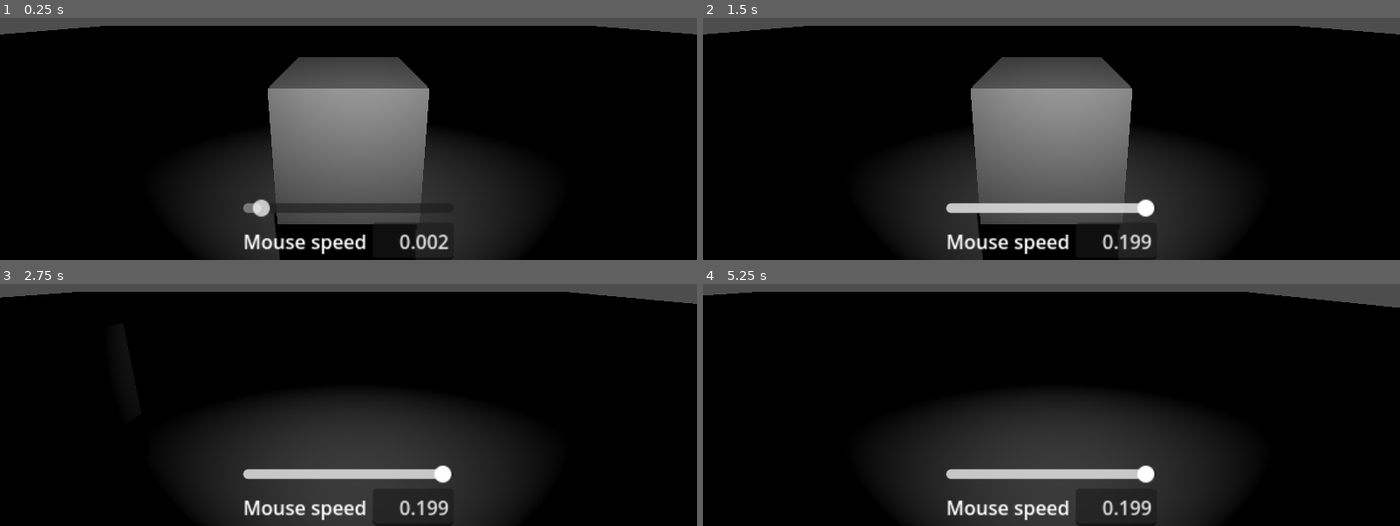
Above: before the commit, frames 1-4 (two rows, left to right).
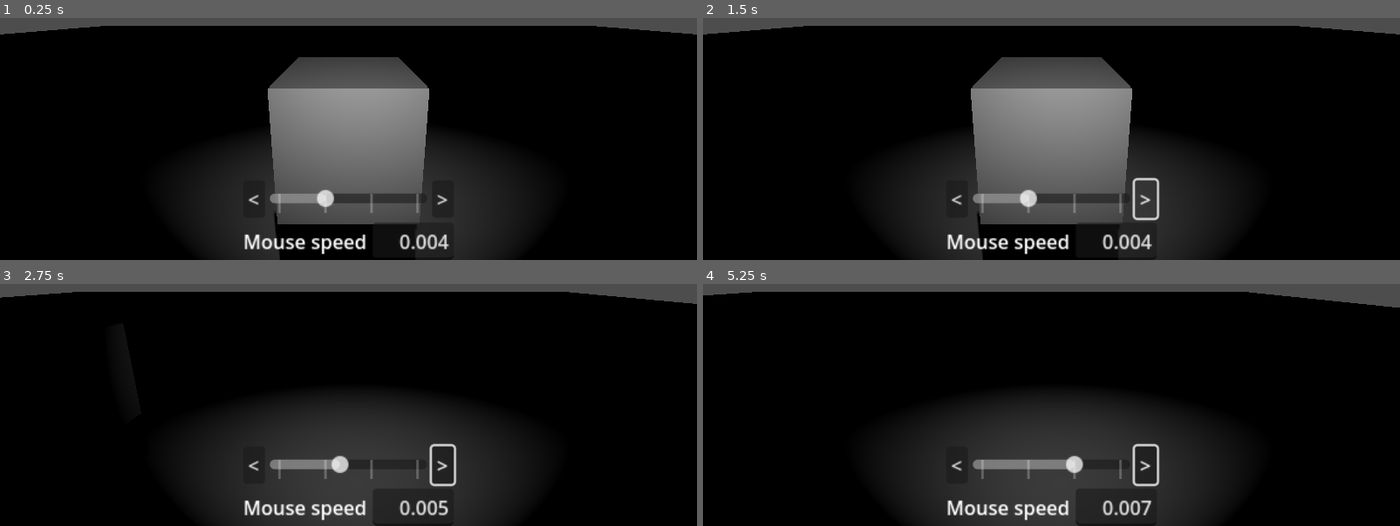
Above: after the commit, the same moments.

Repository: WLGfx/godot-player-and-controls
Game: Godot game, scene res://scene/cameraWithOmnilight.tscn
The game is run twice, just before and just after one commit, with the same random seed, the same clock (stepped at 60 frames per second) and the same inputs.
Inputs (mouse positions are in pixels of both pictures, inside the frame that each line leads up to):
- Up to frame 1 (0.25 s): no input
- Up to frame 2 (1.5 s): click (953, 199) at 0.5 s, where only the run after the commit has a clickable "<"; click (1149, 199) at 1.25 s, where only the run after the commit has a clickable ">"
- Up to frame 3 (2.75 s): tap Enter at 2 s; move the mouse to (501, 310) at 2.02 s; hold D (right) from 2.03 s (still down); hold Shift (move boost) from 2.03 s (still down); click (501, 310) at 2.17 s
- Up to frame 4 (5.25 s): move the mouse to (912, 349) at 2.77 s; release D (right) at 2.78 s; release Shift (move boost) at 2.78 s; hold S (backward) 2.78-3.53 s; tap Shift (move boost) at 2.85, 4.35 s; click (912, 349) at 2.92 s; tap Space at 3.5 s; move the mouse to (outside the picture) at 3.52 s; hold D (right) 3.53-4.28 s; hold Shift (move boost) 3.53-4.28 s; click (outside the picture) at 3.67 s; move the mouse to (1016, 409) at 4.27 s; hold W (forward) 4.28-5.03 s; click (1016, 409) at 4.42 s; tap Enter at 5 s; move the mouse to (1260, 388) at 5.02 s; hold A (left) from 5.03 s (still down); hold Shift (move boost) from 5.03 s (still down); click (1260, 388) at 5.17 s

The runs differ from the first frame. In frame 1, 1.9% of the frame differs, in the area x 34-65%, y 70-96%; in frame 2, 2.5%, in the area x 34-66%, y 65-96%; in frame 3, 2.2%; in frame 4, 2.3%.

Commit message:
getting better with the ui

Diff:
--- a/scene/cameraWithOmnilight.tscn
+++ b/scene/cameraWithOmnilight.tscn
@@ -21,51 +21,6 @@
 height = 1.6
 
 [node name="playground" type="Node3D"]
-
-[node name="Control" type="Control" parent="."]
-layout_mode = 3
-anchors_preset = 7
-anchor_left = 0.5
-anchor_top = 1.0
-anchor_right = 0.5
-anchor_bottom = 1.0
-grow_horizontal = 2
-grow_vertical = 0
-scale = Vector2(2, 2)
-
-[node name="VBoxContainer" type="VBoxContainer" parent="Control"]
-layout_mode = 1
-anchors_preset = 7
-anchor_left = 0.5
-anchor_top = 1.0
-anchor_right = 0.5
-anchor_bottom = 1.0
-offset_left = -87.0
-offset_top = -51.0
-offset_right = 87.0
-grow_horizontal = 2
-grow_vertical = 0
-
-[node name="mouse speed" type="HSlider" parent="Control/VBoxContainer"]
-layout_mode = 2
-min_value = 0.001
-max_value = 0.2
-step = 0.001
-value = 0.01
-tick_count = 1
-ticks_on_borders = true
-
-[node name="HBoxContainer" type="HBoxContainer" parent="Control/VBoxContainer"]
-layout_mode = 2
-
-[node name="Label" type="Label" parent="Control/VBoxContainer/HBoxContainer"]
-layout_mode = 2
-text = "Mouse speed"
-
-[node name="mouse speed" type="LineEdit" parent="Control/VBoxContainer/HBoxContainer"]
-layout_mode = 2
-text = "0.001"
-alignment = 2
 
 [node name="box" type="MeshInstance3D" parent="."]
 transform = Transform3D(1, 0, 0, 0, 1, 0, 0, 0, 1, 0, 1, 0)
@@ -104,4 +59,64 @@
 light_specular = 3.0
 shadow_enabled = true
 
-[connection signal="value_changed" from="Control/VBoxContainer/mouse speed" to="player" method="_on_mouse_speed_value_changed"]
+[node name="Control" type="Control" parent="player"]
+layout_mode = 3
+anchors_preset = 7
+anchor_left = 0.5
+anchor_top = 1.0
+anchor_right = 0.5
+anchor_bottom = 1.0
+grow_horizontal = 2
+grow_vertical = 0
+scale = Vector2(2, 2)
+
+[node name="VBoxContainer" type="VBoxContainer" parent="player/Control"]
+layout_mode = 1
+anchors_preset = 7
+anchor_left = 0.5
+anchor_top = 1.0
+anchor_right = 0.5
+anchor_bottom = 1.0
+offset_left = -87.0
+offset_top = -51.0
+offset_right = 87.0
+grow_horizontal = 2
+grow_vertical = 0
+
+[node name="HBoxContainer2" type="HBoxContainer" parent="player/Control/VBoxContainer"]
+layout_mode = 2
+
+[node name="mouse speed down" type="Button" parent="player/Control/VBoxContainer/HBoxContainer2"]
+layout_mode = 2
+text = "<"
+
+[node name="mouse speed" type="HSlider" parent="player/Control/VBoxContainer/HBoxContainer2"]
+layout_mode = 2
+size_flags_horizontal = 3
+size_flags_vertical = 1
+min_value = 0.001
+max_value = 0.01
+step = 0.001
+value = 0.004
+tick_count = 4
+ticks_on_borders = true
+
+[node name="mouse speed up" type="Button" parent="player/Control/VBoxContainer/HBoxContainer2"]
+layout_mode = 2
+text = ">"
+
+[node name="HBoxContainer" type="HBoxContainer" parent="player/Control/VBoxContainer"]
+layout_mode = 2
+
+[node name="Label" type="Label" parent="player/Control/VBoxContainer/HBoxContainer"]
+layout_mode = 2
+text = "Mouse speed"
+
+[node name="mouse speed" type="LineEdit" parent="player/Control/VBoxContainer/HBoxContainer"]
+layout_mode = 2
+text = "0.004"
+alignment = 2
+
+[connection signal="pressed" from="player/Control/VBoxContainer/HBoxContainer2/mouse speed down" to="player" method="_on_mouse_speed_down_pressed"]
+[connection signal="value_changed" from="player/Control/VBoxContainer/HBoxContainer2/mouse speed" to="player" method="_on_mouse_speed_value_changed"]
+[connection signal="pressed" from="player/Control/VBoxContainer/HBoxContainer2/mouse speed up" to="player" method="_on_mouse_speed_up_pressed"]
--- a/scene/player.gd
+++ b/scene/player.gd
@@ -3,27 +3,29 @@
 @onready var camera: Camera3D = $mesh/camera
 @onready var player: CharacterBody3D = $"."
 
-@onready var mouse_speed: LineEdit = $"../Control/VBoxContainer/HBoxContainer/mouse speed"
+@onready var mouse_speed_le: LineEdit = $"Control/VBoxContainer/HBoxContainer/mouse speed"
+@onready var mouse_speed_sl: HSlider = $"Control/VBoxContainer/HBoxContainer2/mouse speed"
+
 
 # globals for mouse control
-var mouse_sensitivity = 0.002
+var mouse_sensitivity = 0.004
 var upDownMinAngle = -90.0
 var upDownMaxAngle = 90.0
 
 var mouse_active = false # handled by right mouse button
 
-var strafe_speed = 2 # units per second
-var strafe_multiplier = 0.5 # if boosted, strafe_speed is changed to 2 * strafe_multiplier
-var move_speed = 2 # units per second
-var move_multiplier = 0.5 # if boosted, move_speed is changed to 2 * move_multiplier
+var strafe_speed = 2 		# units per second
+var strafe_multiplier = 0.5 # increased on boost
+var move_speed = 2 			# units per second
+var move_multiplier = 0.5 	# increased on boost
 
 # Called when the node enters the scene tree for the first time.
 func _ready() -> void:
-	mouse_speed.text = str(mouse_sensitivity)
+	mouse_speed_le.text = str(mouse_sensitivity)
 
 
 # Called every frame. 'delta' is the elapsed time since the previous frame.
-func _process(delta: float) -> void:
+func _process(_delta: float) -> void:
 	mouse_active = Input.is_mouse_button_pressed(MOUSE_BUTTON_RIGHT)
 
 	if Input.is_action_pressed("move boost"):
@@ -35,7 +37,7 @@
 	####
 
 
-func _physics_process(delta: float) -> void:
+func _physics_process(_delta: float) -> void:
 	var move_x : float = float(Input.get_action_strength("right")) - float(Input.get_action_strength("left"))
 	var move_z : float = float(Input.get_action_strength("backward")) - float(Input.get_action_strength("forward"))
 
@@ -59,5 +61,15 @@
 
 
 func _on_mouse_speed_value_changed(value: float) -> void:
-	mouse_speed.text = str(value)
+	mouse_speed_le.text = str(value)
 	mouse_sensitivity = value
+
+
+func _on_mouse_speed_down_pressed() -> void:
+	if mouse_speed_sl.value > mouse_speed_sl.min_value:
+		mouse_speed_sl.value -= mouse_speed_sl.step
+
+
+func _on_mouse_speed_up_pressed() -> void:
+	if mouse_speed_sl.value < mouse_speed_sl.max_value:
+		mouse_speed_sl.value += mouse_speed_sl.step
